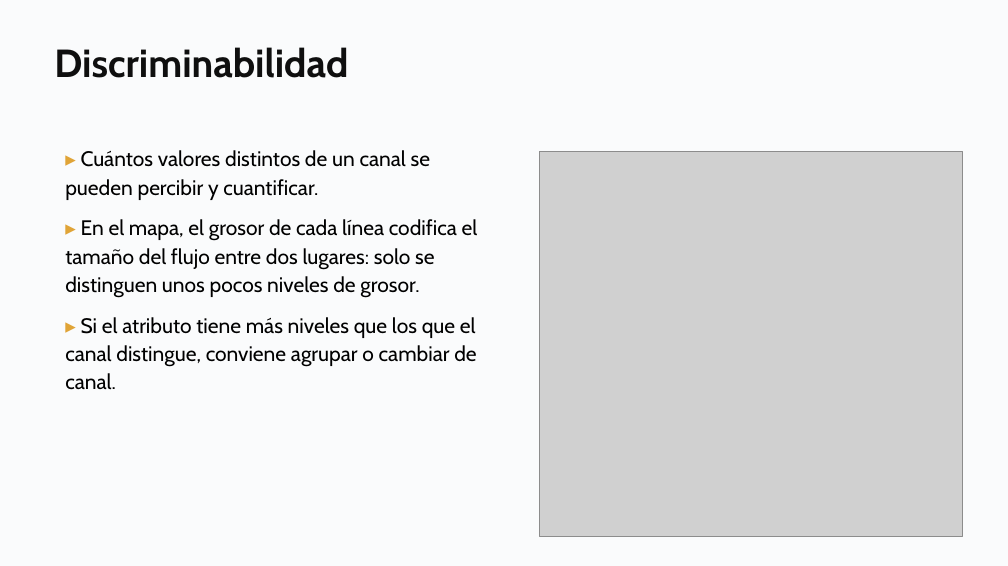
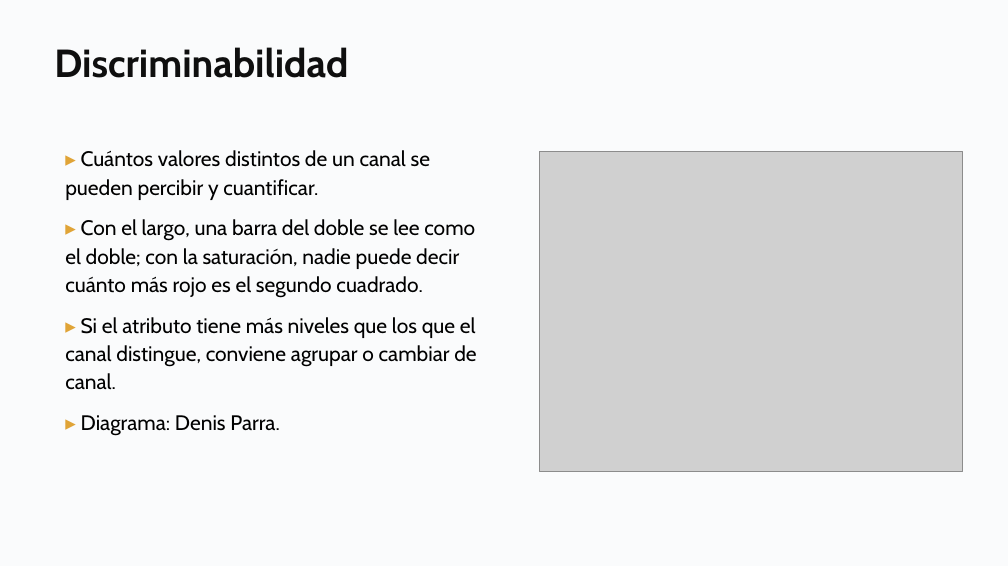
Before and after one commit to daniopitz/cienciadatos, a slide deck: slide 11 of presentaciones/clase03_visualizacion_eda.pptx. Drawn at 1008x566 pixels with LibreOffice and Linux fonts; fonts in the diff are those of the drawing; grey boxes stand for pictures. Boxes give left, top, right and bottom in pixels: in the first picture for what was removed or moved away, otherwise in the second. Text is boxed around its words. In the diff, an @@ line names an element or a change of style, - is before the commit and + after.

```diff
--- a/presentaciones/clase03_visualizacion_eda.pptx
+++ b/presentaciones/clase03_visualizacion_eda.pptx
@@ picture: place and size @@
-picture at [539, 151, 963, 537]
+picture at [539, 151, 963, 473]
@@ text at [65, 219, 475, 297]: text changed @@
-▸ En el mapa, el grosor de cada línea codifica el tamaño del flujo entre dos lugares: solo se distinguen unos pocos niveles de grosor.
+▸ Con el largo, una barra del doble se lee como el doble; con la saturación, nadie puede decir cuánto más rojo es el segundo cuadrado.
@@ text at [81, 415, 279, 435]: paragraph added @@
+▸ Diagrama: Denis Parra.
```
Also in this commit, not shown: 1 other file.
